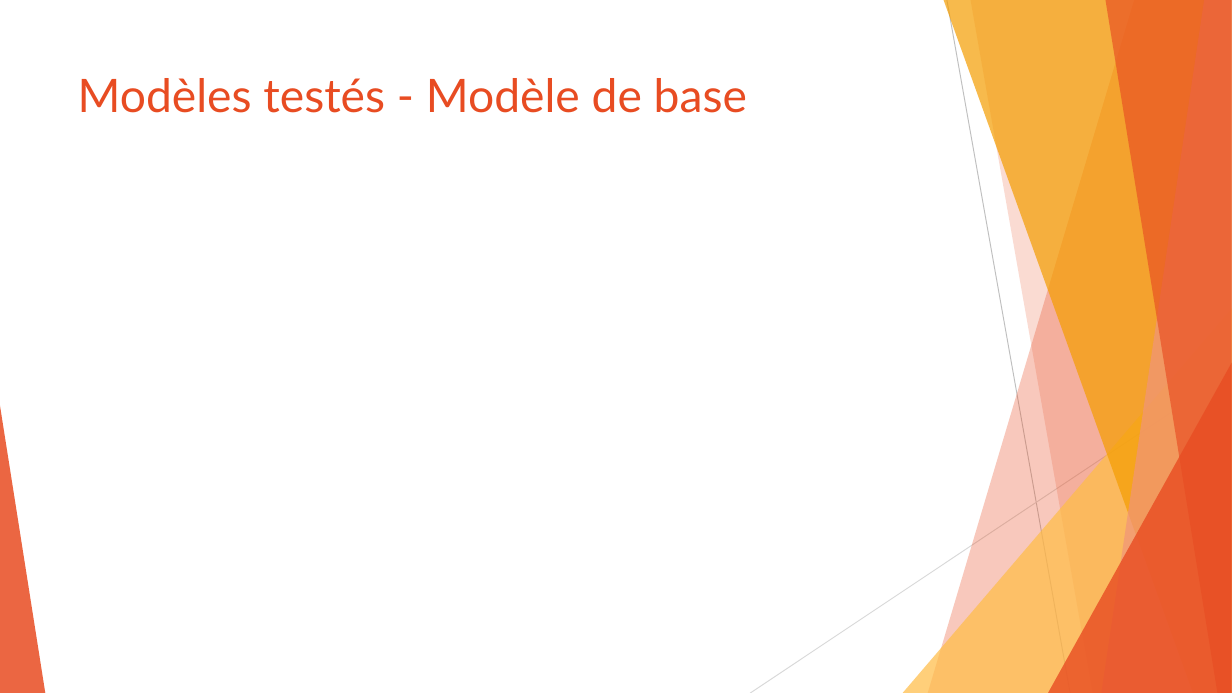
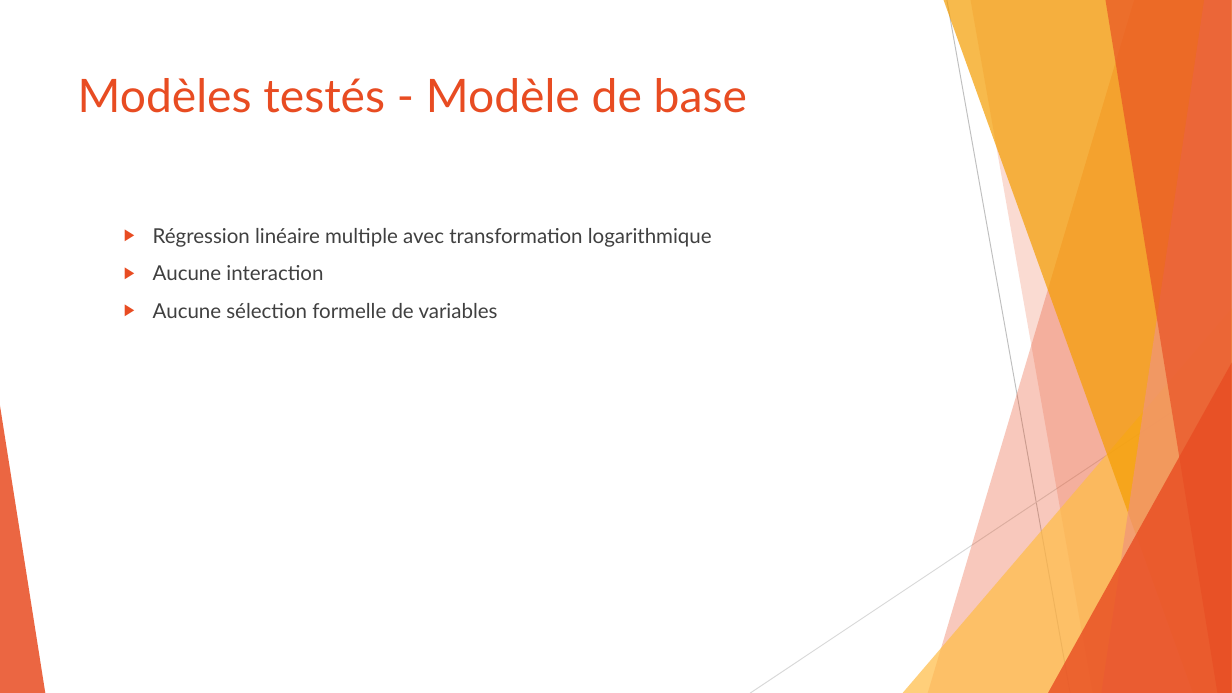
Before and after one commit to SamuelProvencher/TP-Apprentissage, a slide deck: slide 10 of PP.pptx (slide 9 before the commit). Drawn at 1232x693 pixels with LibreOffice and Linux fonts; fonts in the diff are those of the drawing. Boxes give left, top, right and bottom in pixels: in the first picture for what was removed or moved away, otherwise in the second. Text is boxed around its words. In the diff, an @@ line names an element or a change of style, - is before the commit and + after.

```diff
--- a/PP.pptx
+++ b/PP.pptx
@@ text added at (x1=153, y1=228, x2=712, y2=318), 16 pt, text #404040 @@
+  ▶ Régression linéaire multiple avec transformation logarithmique
+  ▶ Aucune interaction
+  ▶ Aucune sélection formelle de variables
```
Also in this commit, not shown: 6 other slides changed, 2 slides added, 1 slide removed, 1 other file.
